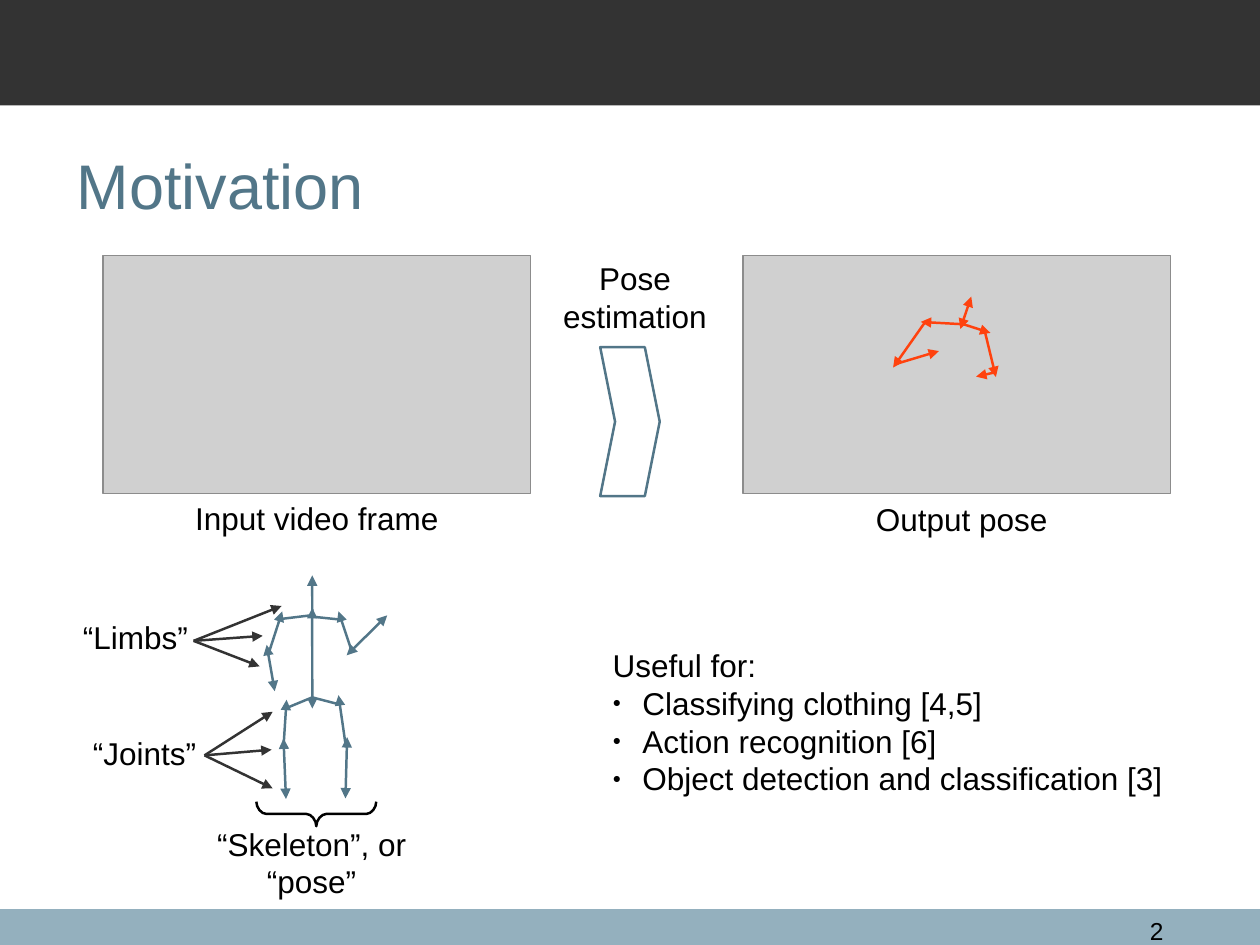
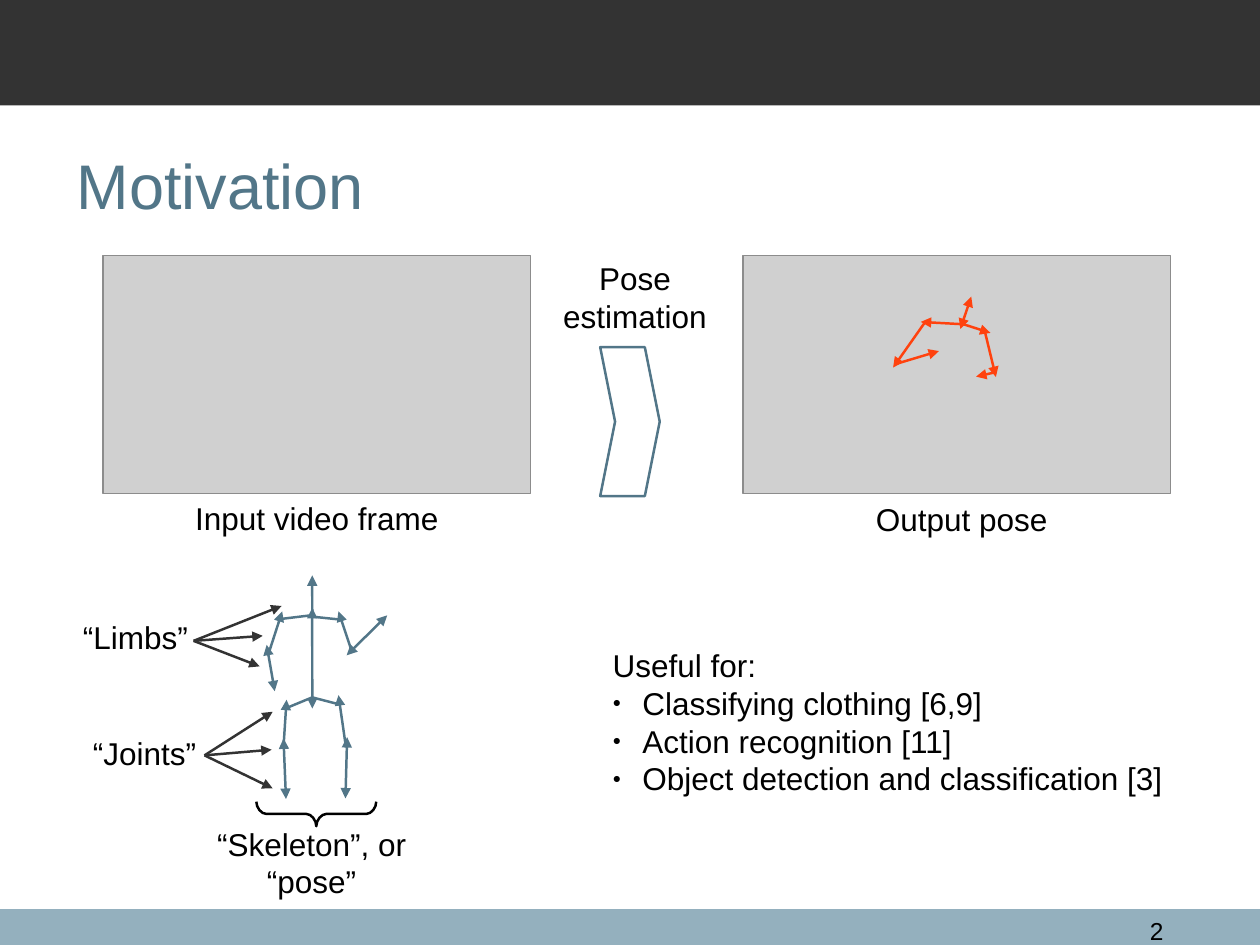
Before and after one commit to qxcv/comp2560, a slide deck: slide 2 of presentation/presentation.odp. Drawn at 1260x945 pixels with LibreOffice and Linux fonts; fonts in the diff are those of the drawing; grey boxes stand for pictures; background and template pictures are left out. Boxes give left, top, right and bottom in pixels: in the first picture for what was removed or moved away, otherwise in the second. Text is boxed around its words. In the diff, an @@ line names an element or a change of style, - is before the commit and + after.

```diff
--- a/presentation/presentation.odp
+++ b/presentation/presentation.odp
@@ text at (x1=642, y1=692, x2=982, y2=759): text changed @@
-● Classifying clothing [4,5]
-● Action recognition [6]
+● Classifying clothing [6,9]
+● Action recognition [11]
```
Also in this commit, not shown: 4 other slides changed, 1 slide added, 1 slide removed.
